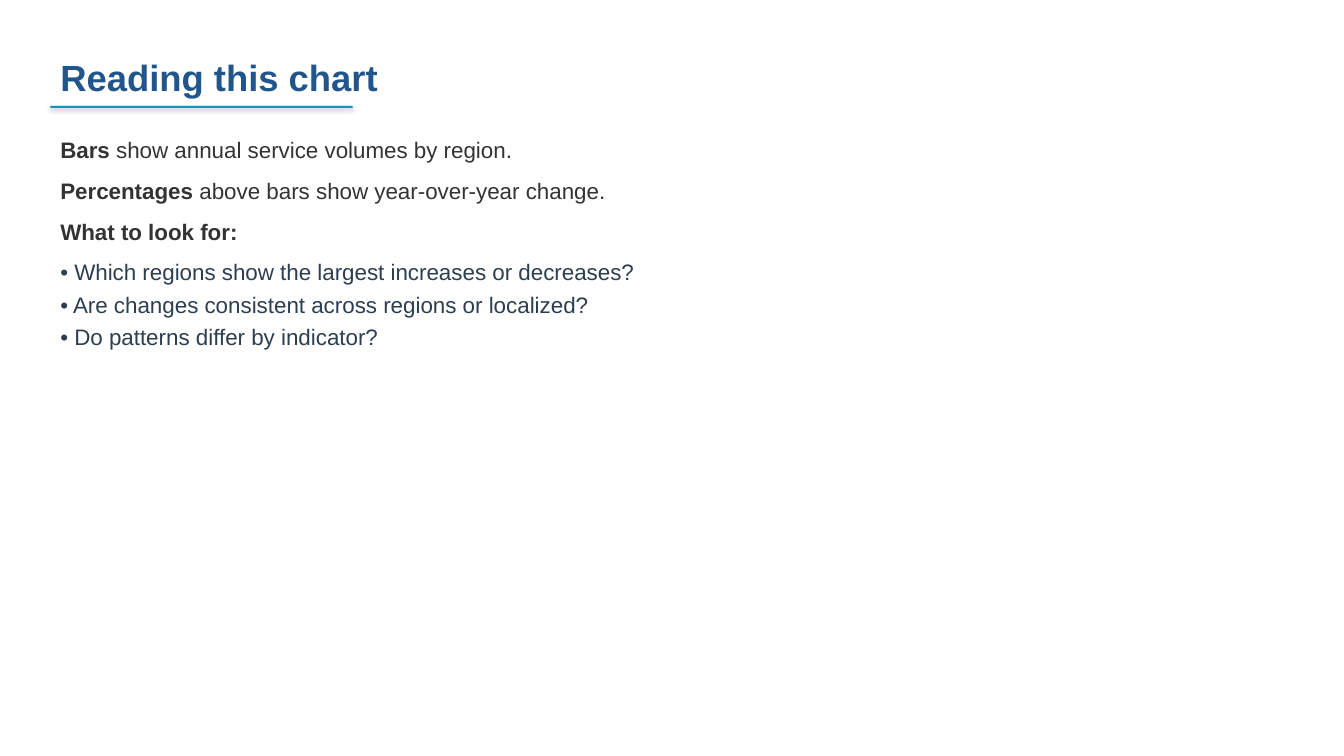
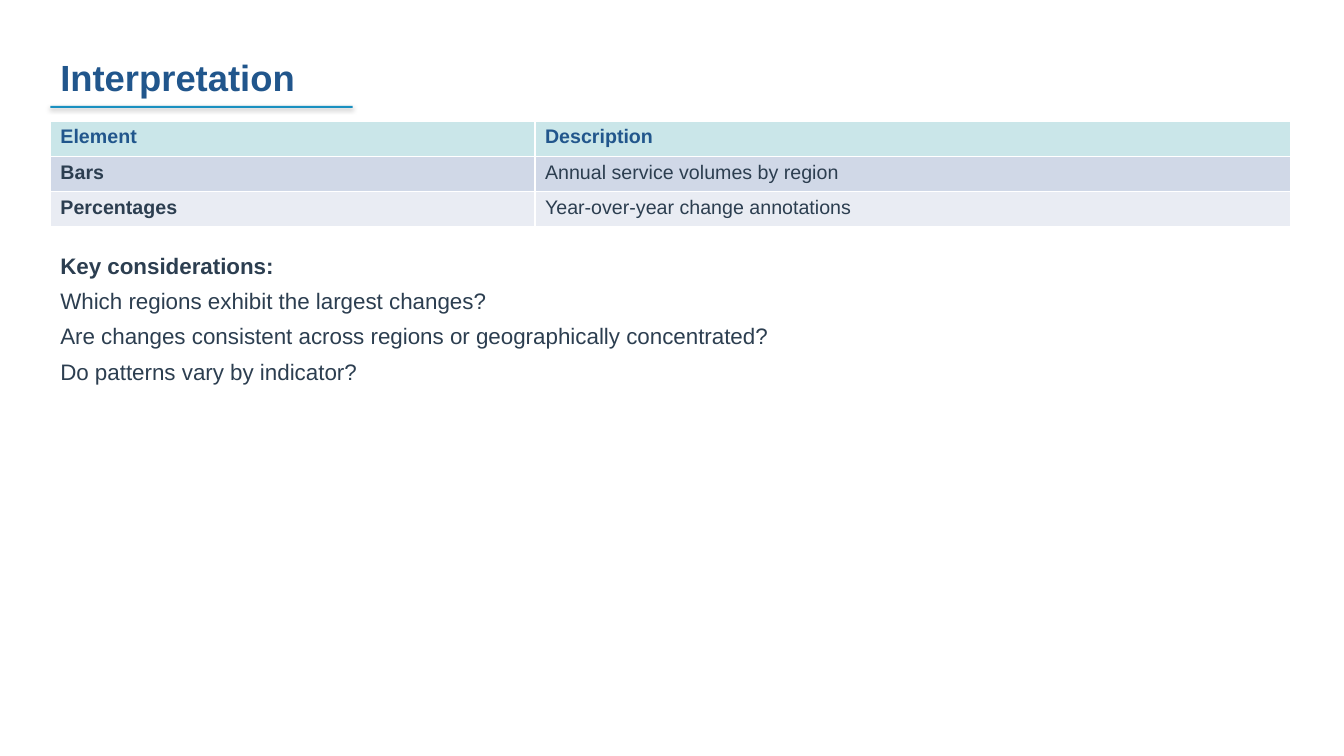
Before and after one commit to FASTR-Analytics/fastr-resource-hub, a slide deck: slide 60 of outputs/2026-zambia_deck.pptx (slide 65 before the commit). Drawn at 1344x756 pixels with LibreOffice and Linux fonts; fonts in the diff are those of the drawing. Boxes give left, top, right and bottom in pixels: in the first picture for what was removed or moved away, otherwise in the second. Text is boxed around its words. In the diff, an @@ line names an element or a change of style, - is before the commit and + after.

```diff
--- a/outputs/2026-zambia_deck.pptx
+++ b/outputs/2026-zambia_deck.pptx
@@ text at <box>60,64,294,99</box>: text changed @@
-Reading this chart
+Interpretation
@@ table added at <box>50,121,1291,227</box>, 3 rows, 2 columns @@
+Element | Description
+Bars | Annual service volumes by region
+Percentages | Year-over-year change annotations
@@ text at <box>60,257,768,385</box>: text changed @@
-Bars show annual service volumes by region.
-Percentages above bars show year-over-year change.
-What to look for:
-• Which regions show the largest increases or decreases?
-• Are changes consistent across regions or localized?
-• Do patterns differ by indicator?
+Key considerations:
+Which regions exhibit the largest changes?
+Are changes consistent across regions or geographically concentrated?
+Do patterns vary by indicator?
```
Also in this commit, not shown: 25 other slides changed, 24 slides added, 39 slides removed, 12 other files.
